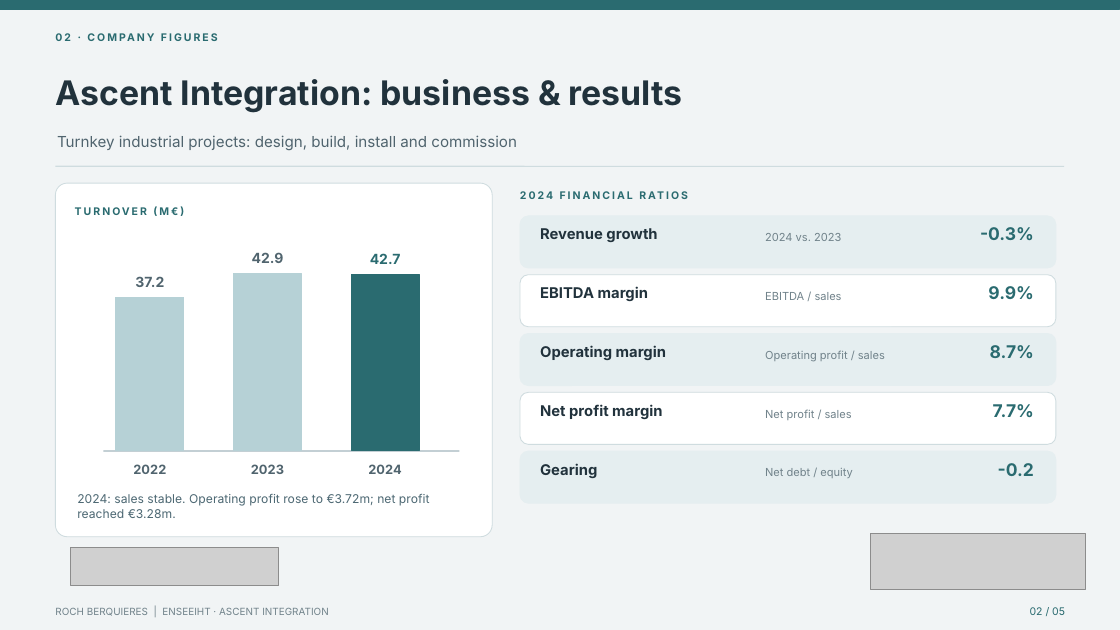
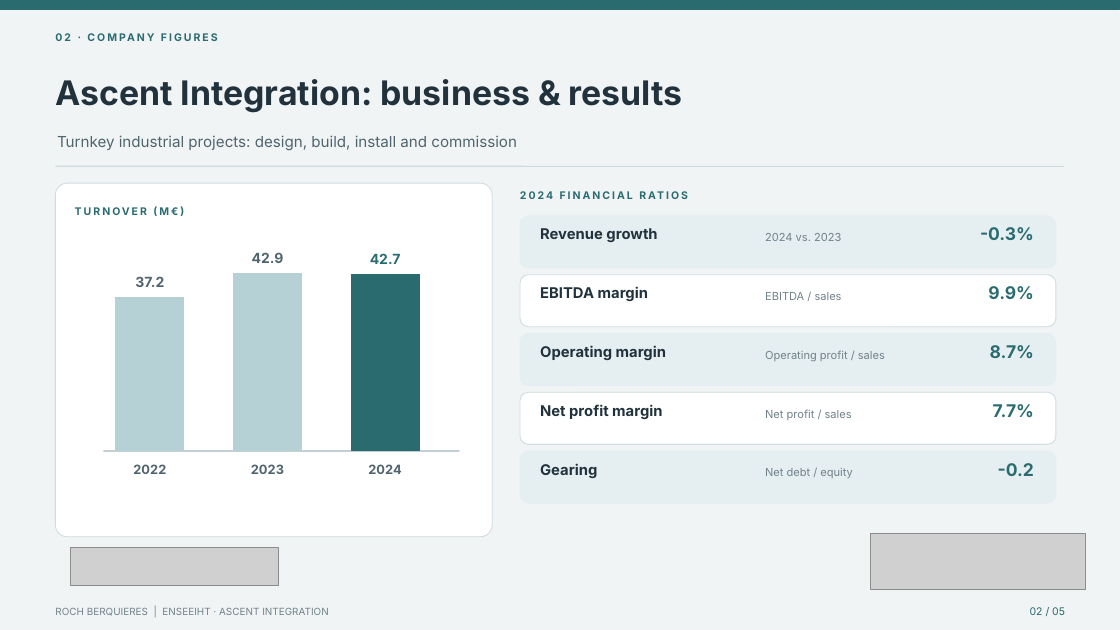
Before and after one commit to Rortuuii/roch-portfolio, a slide deck: slide 2 of documents/CEP_Roch_Berquieres_5_slides_2026_logos.pptx. Drawn at 1120x630 pixels with LibreOffice and Linux fonts; fonts in the diff are those of the drawing; grey boxes stand for pictures. Boxes give left, top, right and bottom in pixels: in the first picture for what was removed or moved away, otherwise in the second. Text is boxed around its words. In the diff, an @@ line names an element or a change of style, - is before the commit and + after.

```diff
--- a/documents/CEP_Roch_Berquieres_5_slides_2026_logos.pptx
+++ b/documents/CEP_Roch_Berquieres_5_slides_2026_logos.pptx
@@ text removed at [77,494,430,518] @@
-2024: sales stable. Operating profit rose to €3.72m; net profit reached €3.28m.
```
Also in this commit, not shown: 4 other slides changed, 7 other files.
